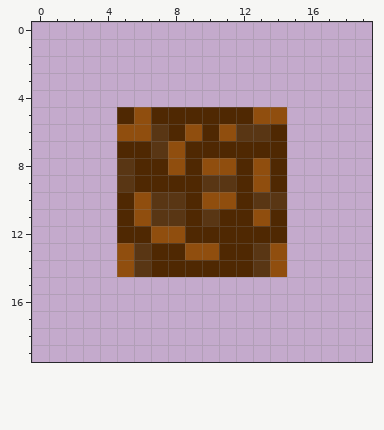
File history of a pixel-art sprite, assets/earth/earth01.png. Above is the file before it was changed.
The file is 20x20 pixels. Colours within 5 levels of each other are drawn and written as one.
After:
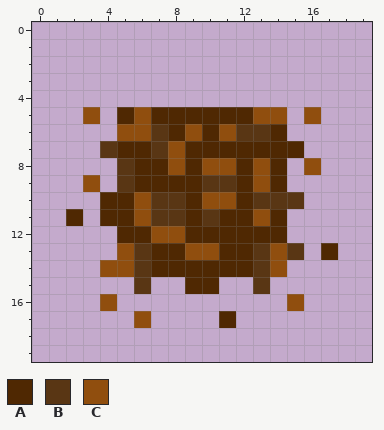
Palette (. is transparent): A #4f2802  B #593614  C #904e0e
From the commit log: earth Signed-off-by: K <sirkayode@gmail.com>
Diff:
The author put colour A in row 7 at x 15; in row 10 at x 4; in row 11 at x 2 and 4; in row 13 at x 17; in row 15 at x 9 to 10; in row 17 at x 11.
The author put colour B in row 7 at x 4; in row 10 at x 15; in row 13 at x 15; in row 15 at x 6 and 13.
The author put colour C in row 5 at x 3 and 16; in row 8 at x 16; in row 9 at x 3; in row 14 at x 4; in row 16 at x 4 and 15; in row 17 at x 6.
Pixel boxes of the changes (left, top, right, bottom) in both pictures:
added: (66, 107, 338, 328)
